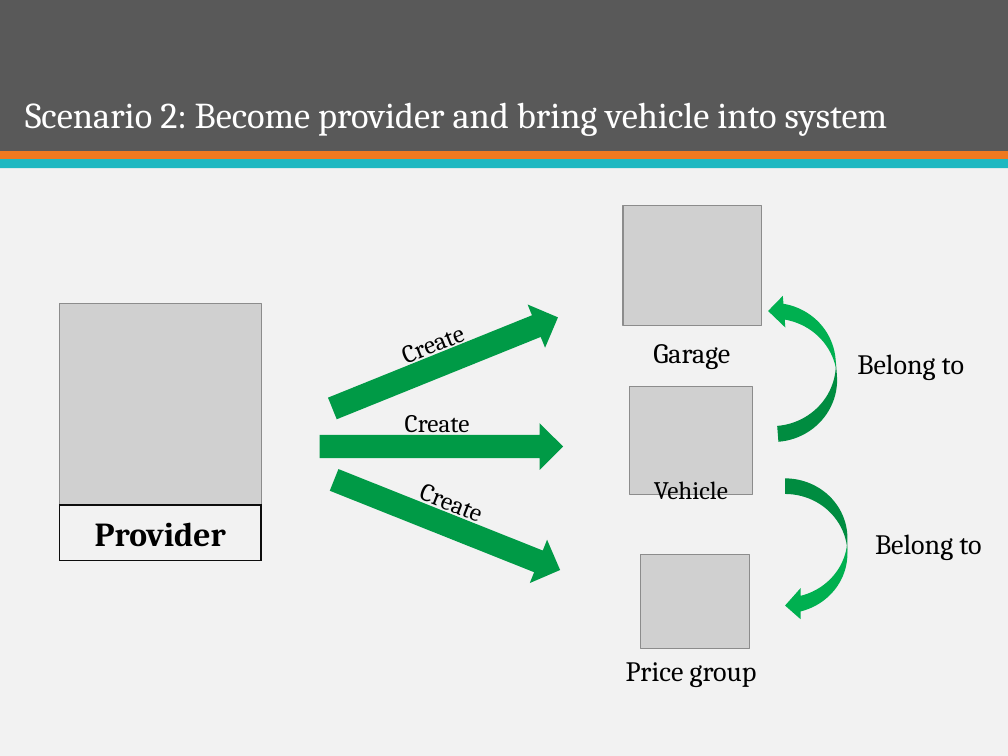
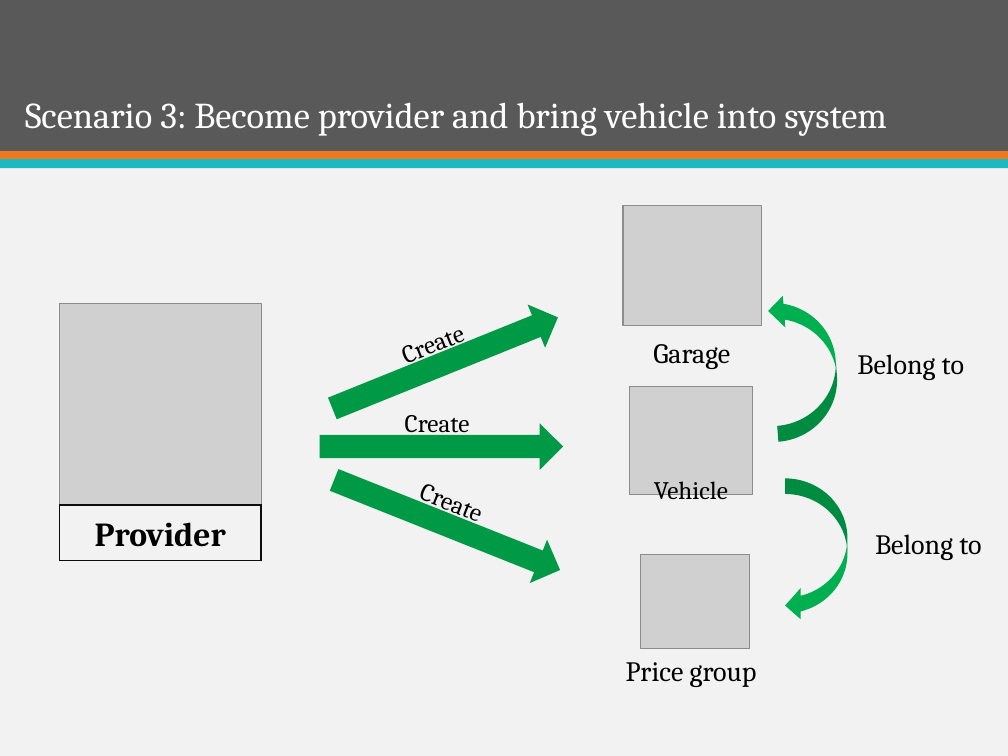
Before and after one commit to firzgard/CarRentalPortal, a slide deck: slide 36 of slide/CAR RENTAL PORTAL-Official.pptx (slide 43 before the commit). Drawn at 1008x756 pixels with LibreOffice and Linux fonts; fonts in the diff are those of the drawing; grey boxes stand for pictures. Boxes give left, top, right and bottom in pixels: in the first picture for what was removed or moved away, otherwise in the second. Text is boxed around its words. In the diff, an @@ line names an element or a change of style, - is before the commit and + after.

Commit message:
save

```diff
--- a/slide/CAR RENTAL PORTAL-Official.pptx
+++ b/slide/CAR RENTAL PORTAL-Official.pptx
@@ title at (x1=25, y1=102, x2=887, y2=136): text changed @@
-Scenario 2: Become provider and bring vehicle into system
+Scenario 3: Become provider and bring vehicle into system
```
Also in this commit, not shown: 26 other slides changed, 7 slides removed.
